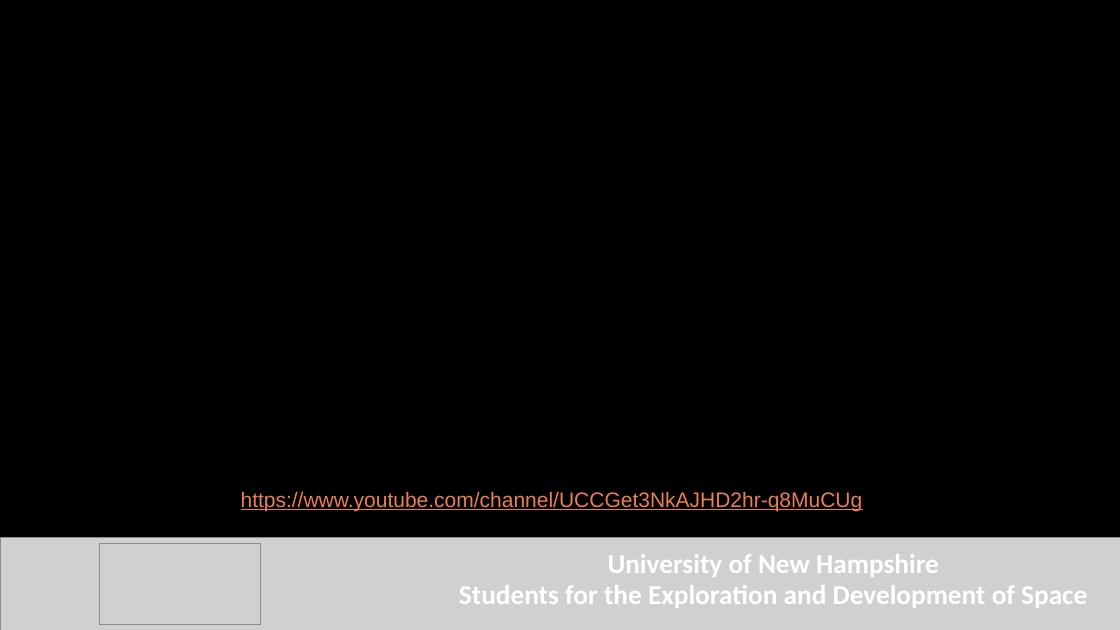
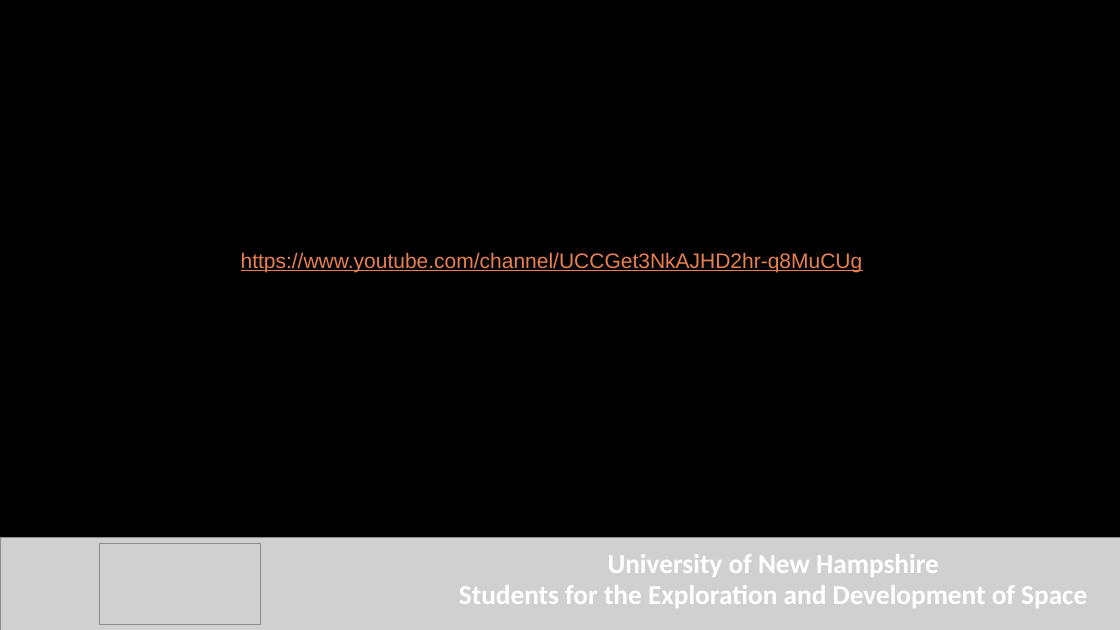
Before and after one commit to Maeswoon/UNHSEDS, a slide deck: slide 4 of Business/Finance/Budgets, Packets and Templates/Packets/TURBOCAM Sponsorship Packet/TURBOCAM INC Presentation - UNH SEDS.pptx. Drawn at 1120x630 pixels with LibreOffice and Linux fonts; fonts in the diff are those of the drawing; grey boxes stand for pictures; background and template pictures are left out. Boxes give left, top, right and bottom in pixels: in the first picture for what was removed or moved away, otherwise in the second. Text is boxed around its words. In the diff, an @@ line names an element or a change of style, - is before the commit and + after.

```diff
--- a/Business/Finance/Budgets, Packets and Templates/Packets/TURBOCAM Sponsorship Packet/TURBOCAM INC Presentation - UNH SEDS.pptx
+++ b/Business/Finance/Budgets, Packets and Templates/Packets/TURBOCAM Sponsorship Packet/TURBOCAM INC Presentation - UNH SEDS.pptx
@@ text "https://www.youtube.com/channel/UCCGet3NkAJHD2hr-q8MuCUg": place and size @@
-text "https://www.youtube.com/channel/UCCGet3NkAJHD2hr-q8MuCUg" at [241, 491, 863, 511]
+text "https://www.youtube.com/channel/UCCGet3NkAJHD2hr-q8MuCUg" at [241, 252, 863, 272]
```
Also in this commit, not shown: 2 other slides changed, 1 slide added, 1 other file.
